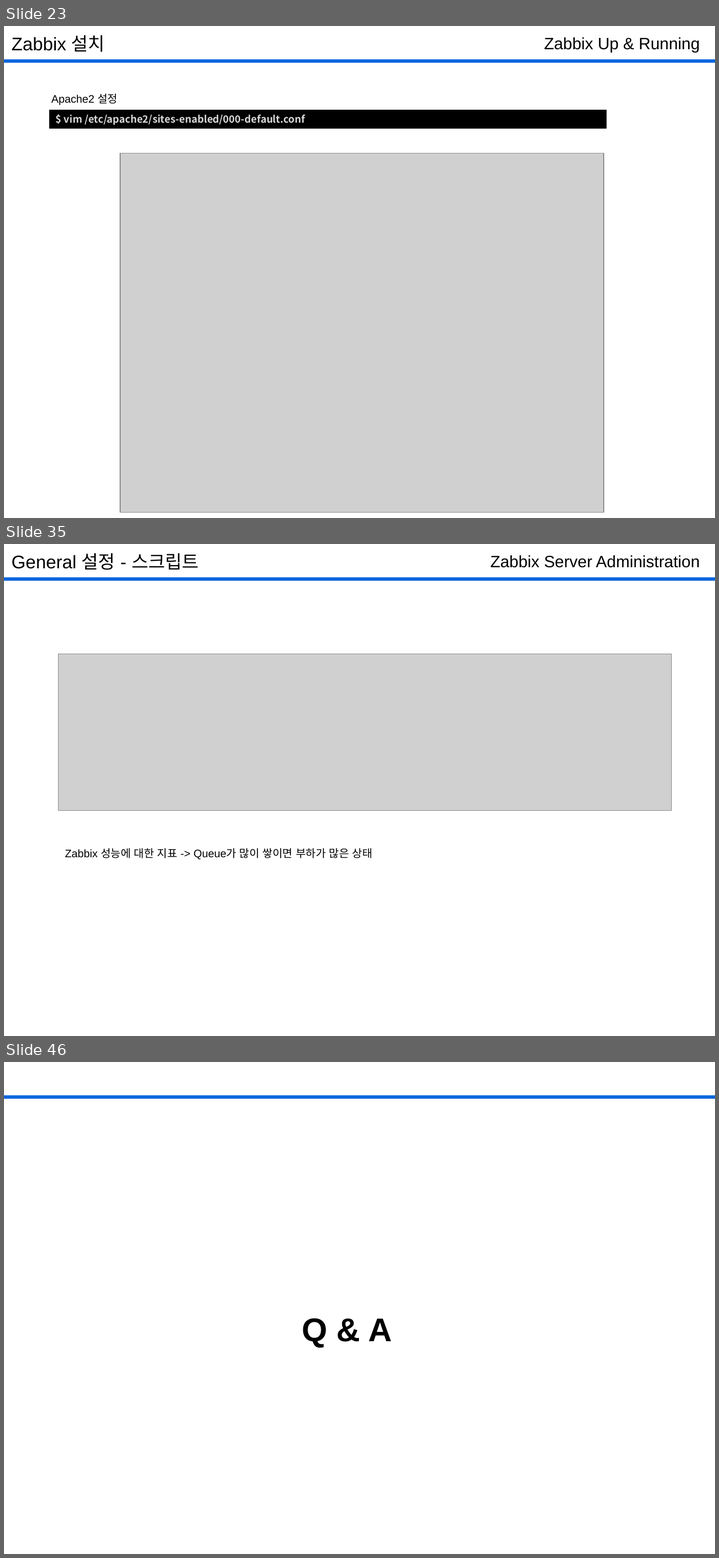
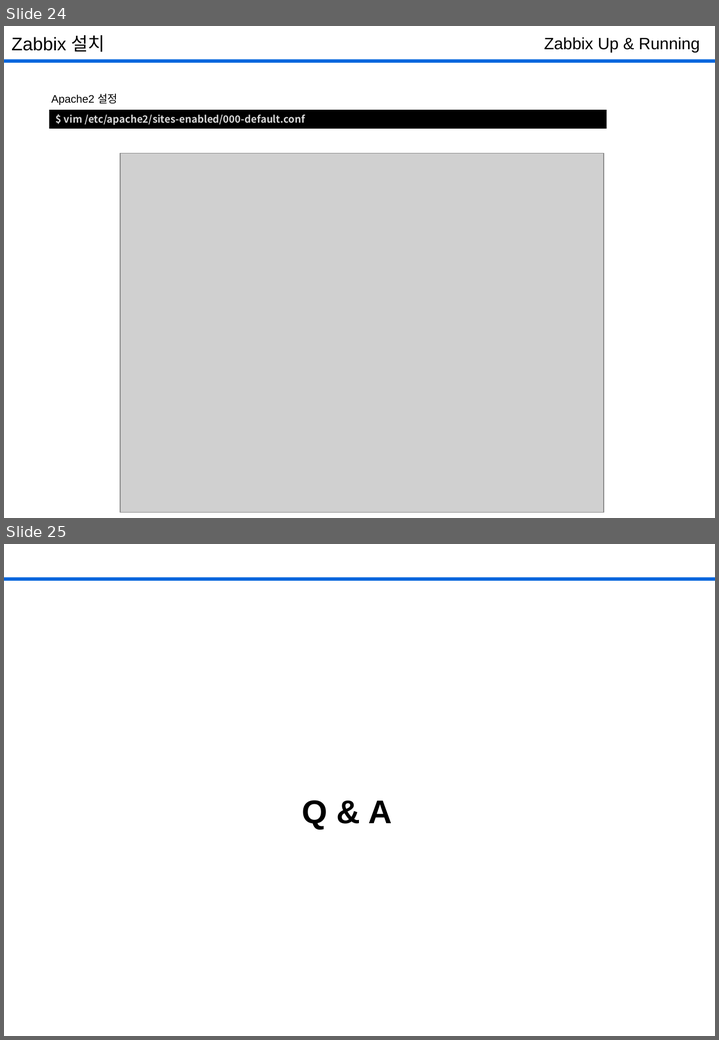
Before and after one commit to 831jsh/zabbix-grafana, a slide deck: Day-2/Day-2.pptx. Shown one above the other, each under a label of ours: slides 23, 35 and 46 before the commit, slides 24 and 25 after it; the slides between them are not shown. The pictures are 719x1558 and 719x1040 pixels, drawn with LibreOffice and Linux fonts; fonts in the diff are those of the drawing; grey boxes stand for pictures. Boxes give left, top, right and bottom in pixels: in the first picture for what was removed or moved away, otherwise in the second. Text is boxed around its words. In the diff, an @@ line names an element or a change of style, - is before the commit and + after.

```diff
--- a/Day-2/Day-2.pptx
+++ b/Day-2/Day-2.pptx
@@ slide 35 removed at [4, 544, 715, 1036], background #FFFFFF; not listed: 1 template element that a slide beside it also shows @@
@@ text removed at [12, 553, 198, 570] @@
-General 설정 - 스크립트
@@ text removed at [490, 555, 700, 568] @@
-Zabbix Server Administration
@@ picture removed at [59, 654, 671, 810] @@
@@ text removed at [65, 848, 372, 859] @@
-Zabbix 성능에 대한 지표 -> Queue가 많이 쌓이면 부하가 많은 상태
@@ what was slide 23 is now slide 24 @@
@@ what was slide 46 is now slide 25 @@
```
Also in this commit, not shown: 1 slide changed, 1 slide added, 21 other slides removed, 1 other file.
